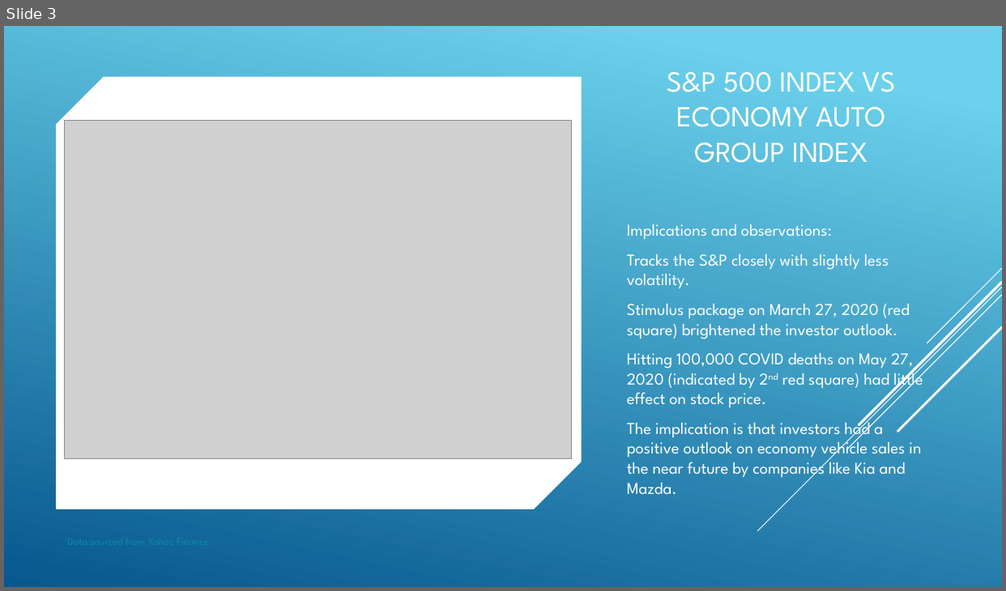
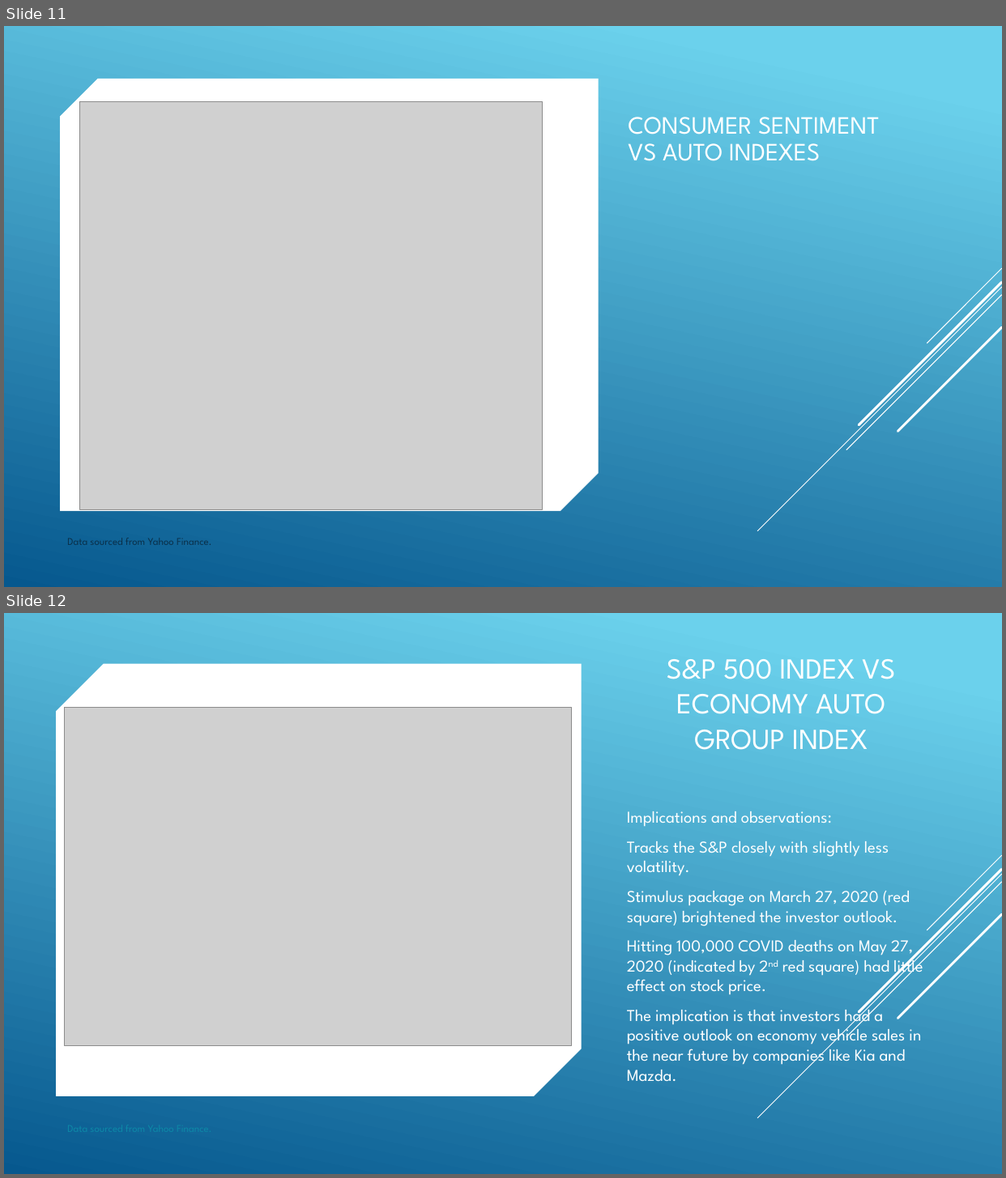
Before and after one commit to danawoodruff/Car-Sales-Analysis, a slide deck: StockPowerPointSlideMockup.pptx. Shown one above the other, each under a label of ours: slide 3 before the commit, slides 11 and 12 after it. The pictures are 1006x591 and 1006x1178 pixels, drawn with LibreOffice and Linux fonts; fonts in the diff are those of the drawing; grey boxes stand for pictures. Boxes give left, top, right and bottom in pixels: in the first picture for what was removed or moved away, otherwise in the second. Text is boxed around its words. In the diff, an @@ line names an element or a change of style, - is before the commit and + after.

```diff
--- a/StockPowerPointSlideMockup.pptx
+++ b/StockPowerPointSlideMockup.pptx
@@ slide 11 added at [4,26,1002,587], background #FFFFFF @@
@@ rectangle added at [4,26,1002,587], fill gradient #6ED2EB to #06588E @@
@@ snip diag rect added at [60,79,599,511], fill #FFFFFF @@
@@ picture added at [80,102,543,511] @@
@@ title added at [628,117,880,161], 24 pt, text #FFFFFF @@
+CONSUMER SENTIMENT VS AUTO INDEXES
@@ group added at [758,268,1002,531]: 5 lines @@
@@ group added at [758,268,1002,531]: 5 lines @@
@@ text added at [67,538,212,545], 10 pt, text #0A304A @@
+Data sourced from Yahoo Finance.
@@ what was slide 3 is now slide 12 @@
```
Also in this commit, not shown: 9 other slides added, 1 slide removed, 29 other files.
